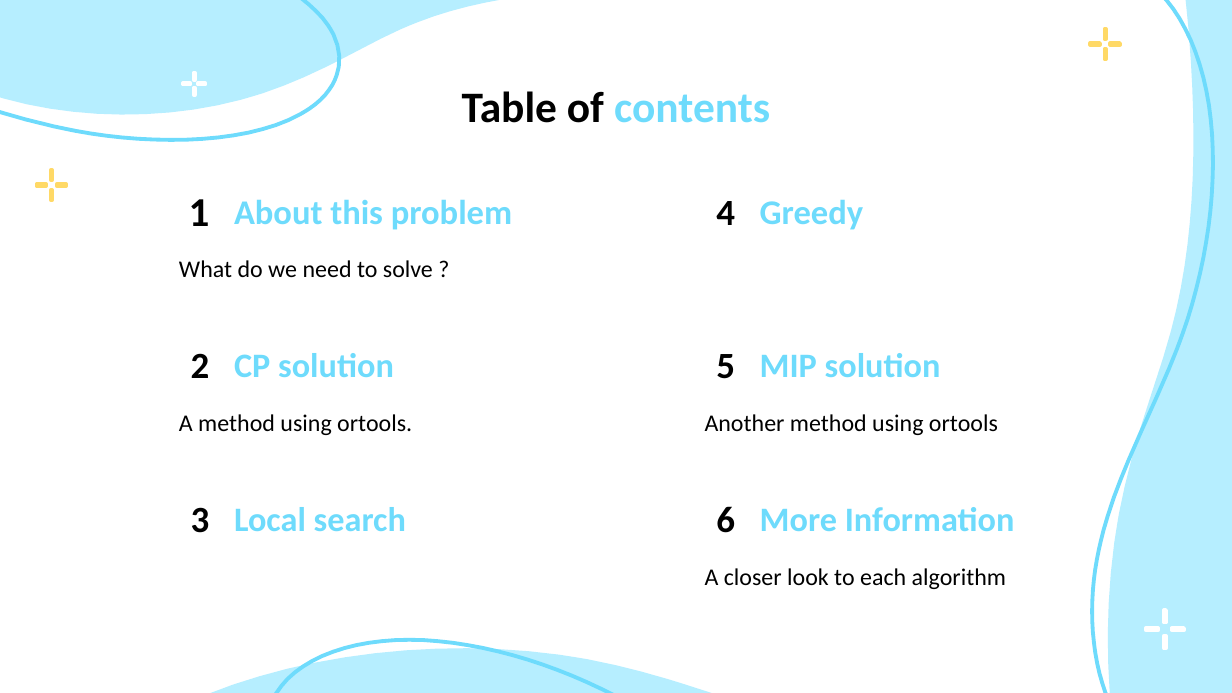
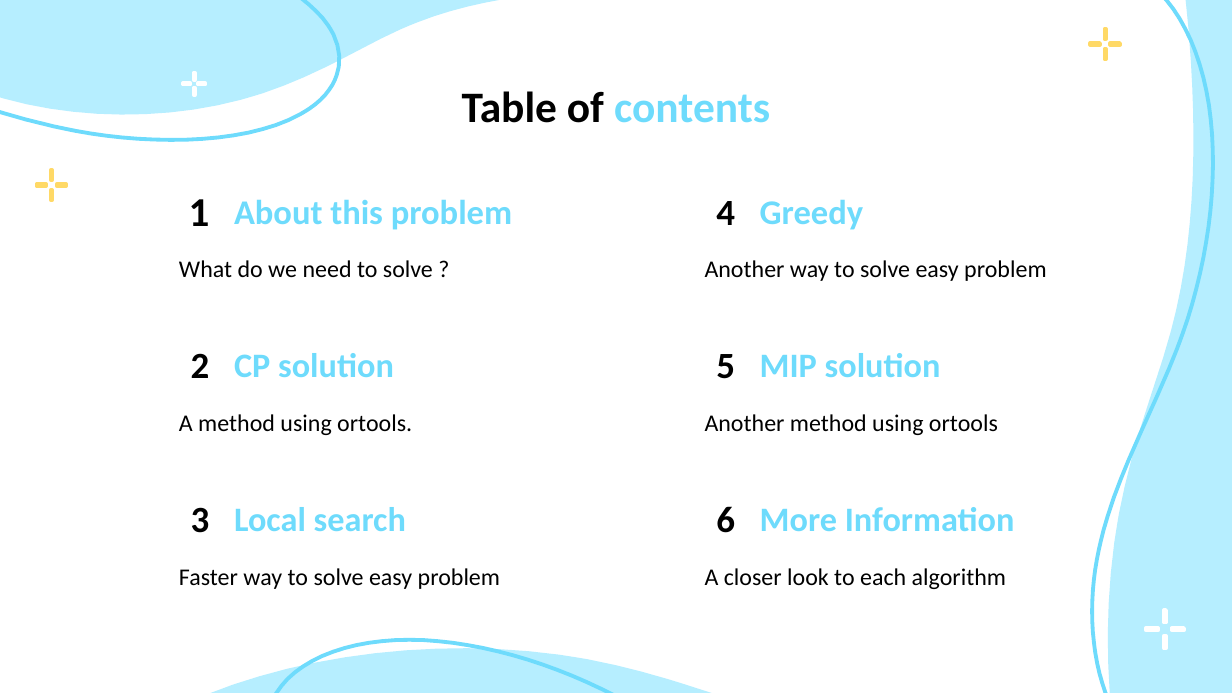
Before and after one commit to phongtran263/mini_project_opt, a slide deck: slide 3 of FOO.pptx. Drawn at 1232x693 pixels with LibreOffice and Linux fonts; fonts in the diff are those of the drawing. Boxes give left, top, right and bottom in pixels: in the first picture for what was removed or moved away, otherwise in the second. Text is boxed around its words. In the diff, an @@ line names an element or a change of style, - is before the commit and + after.

```diff
--- a/FOO.pptx
+++ b/FOO.pptx
@@ subtitle added at bbox=[705, 260, 1046, 281], 14 pt, text #000000 @@
+Another way to solve easy problem
@@ subtitle added at bbox=[179, 568, 500, 589], 14 pt, text #000000 @@
+Faster way to solve easy problem
```
Also in this commit, not shown: 2 other slides changed, 5 slides added.
